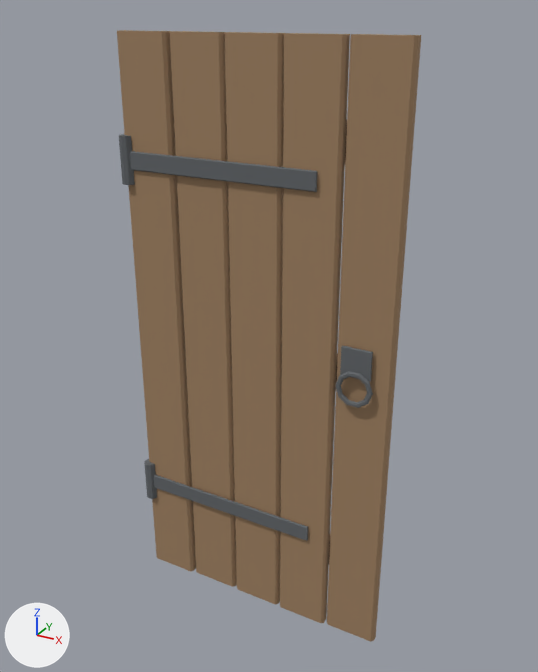
Renders of the glTF model assets/door_leaf.glb from each side of a commit.
Before and after are seen from a 50 mm camera at (2.26, -2.76, 2.94) aimed at (0.7, 0.07, 1.52). The axes (+X, +Y, +Z) are drawn at lower left. The lights are the same throughout. The first picture is the older version. Vertices at exactly the same position are counted once.

Objects in the first picture: 'door_leaf'.
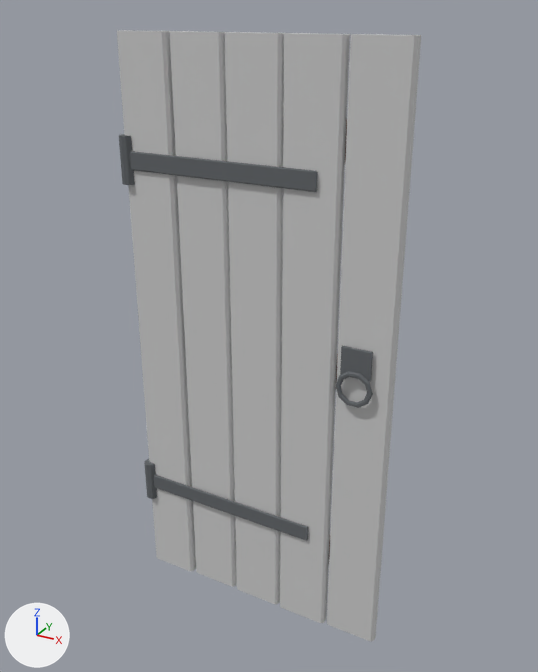
What differs and where, as boxes (x1, y1, x2, y2) in the pictures (538 x 672 px):
part 1 of me_door_leaf, recoloured (brown to light grey): (117, 30, 421, 642) in both

The edits, one by one:
Material 'MAT:doorboard' (mat_mat_doorboard) is new.
Its base color is (0.6, 0.6, 0.6) (light grey #cbcbcb).
Its roughness is 0.85.
me_door_leaf has 276 vertices, 500 faces and spans x -0.02..1.35, y -0.06..0.08, z 0.0..2.85.
me_door_leaf is used by ob_door_leaf; location (0.0, 0.0, 0.0).
me_door_leaf part 1: all 140 faces that had it switch from mat_mat_planks (brown #a08161) to mat_mat_doorboard (light grey #cbcbcb).
